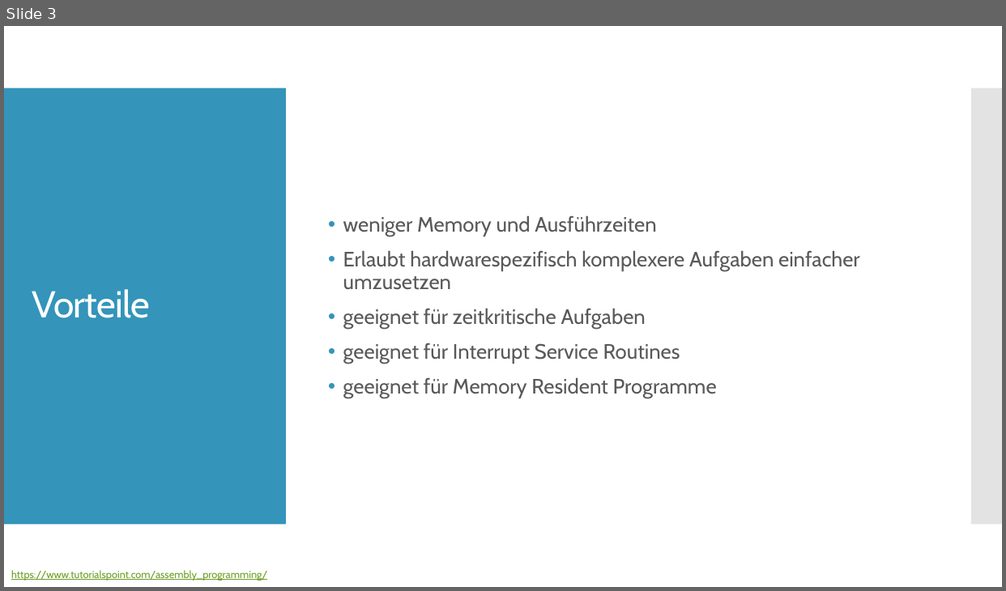
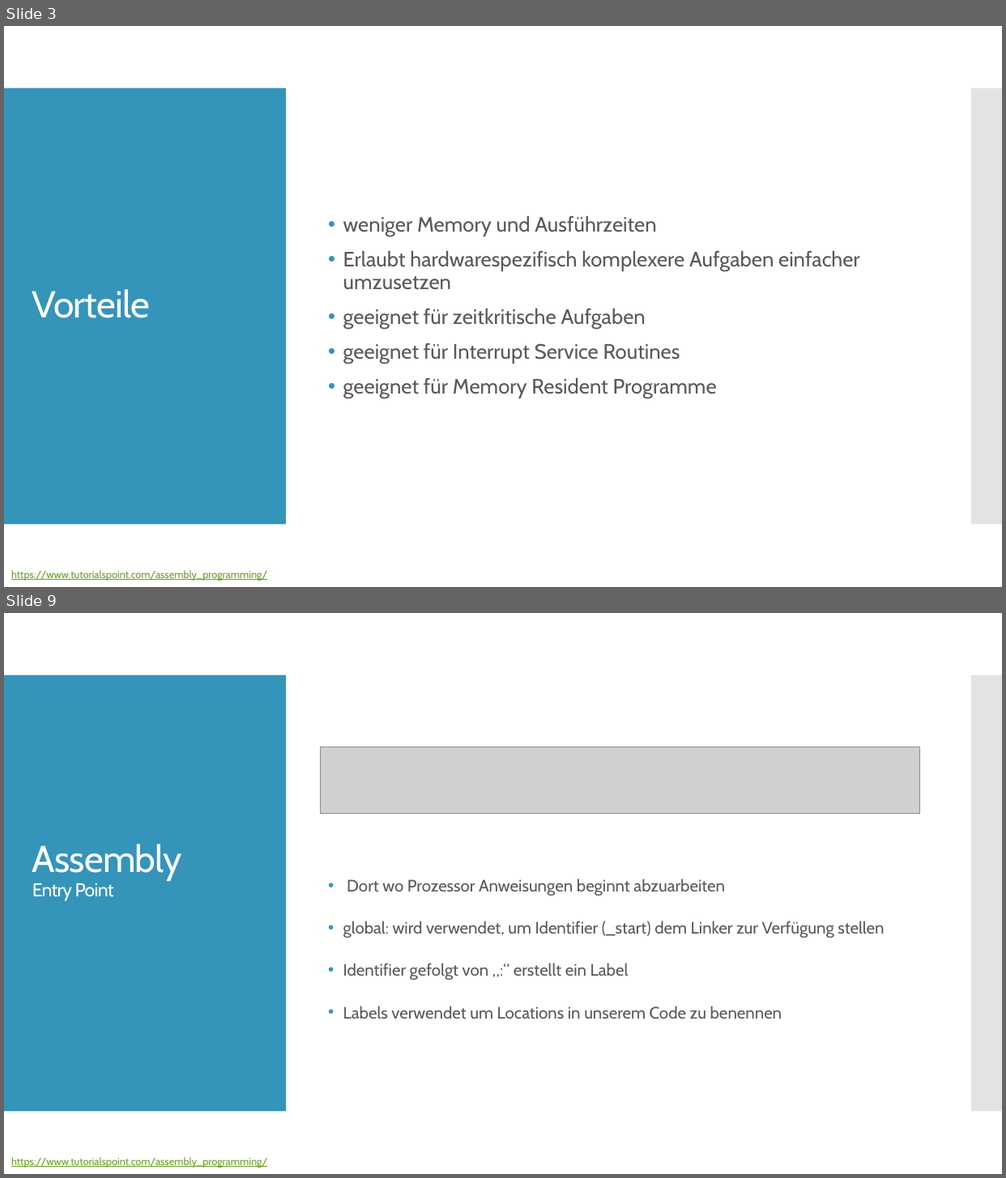
Before and after one commit to christopherchristensen/assembler, a slide deck: docs/ppt/presentation.pptx. Shown one above the other, each under a label of ours: slide 3 before the commit, slides 3 and 9 after it; the slides between them are not shown. The pictures are 1006x591 and 1006x1178 pixels, drawn with LibreOffice and Linux fonts; fonts in the diff are those of the drawing; grey boxes stand for pictures. Boxes give left, top, right and bottom in pixels: in the first picture for what was removed or moved away, otherwise in the second. Text is boxed around its words. In the diff, an @@ line names an element or a change of style, - is before the commit and + after.

```diff
--- a/docs/ppt/presentation.pptx
+++ b/docs/ppt/presentation.pptx
@@ slide 9 added at (4,613,1002,1174), background #FFFFFF; not listed: 2 template elements that a slide beside it also shows @@
@@ picture added at (321,747,919,813) @@
@@ title added at (32,844,182,901), 18 pt, text #FFFFFF @@
+Assembly
+Entry Point
@@ text added at (343,879,884,1020), 16 pt, text #595959 @@
+• Dort wo Prozessor Anweisungen beginnt abzuarbeiten
+• global: wird verwendet, um Identifier (_start) dem Linker zur Verfügung stellen
+• Identifier gefolgt von „:“ erstellt ein Label
+• Labels verwendet um Locations in unserem Code zu benennen
@@ text added at (11,1157,267,1168), 10 pt, text #6B9F25, underline @@
+https://www.tutorialspoint.com/assembly_programming/
```
Also in this commit, not shown: 4 slides changed, 3 other slides added, 2 other files.
